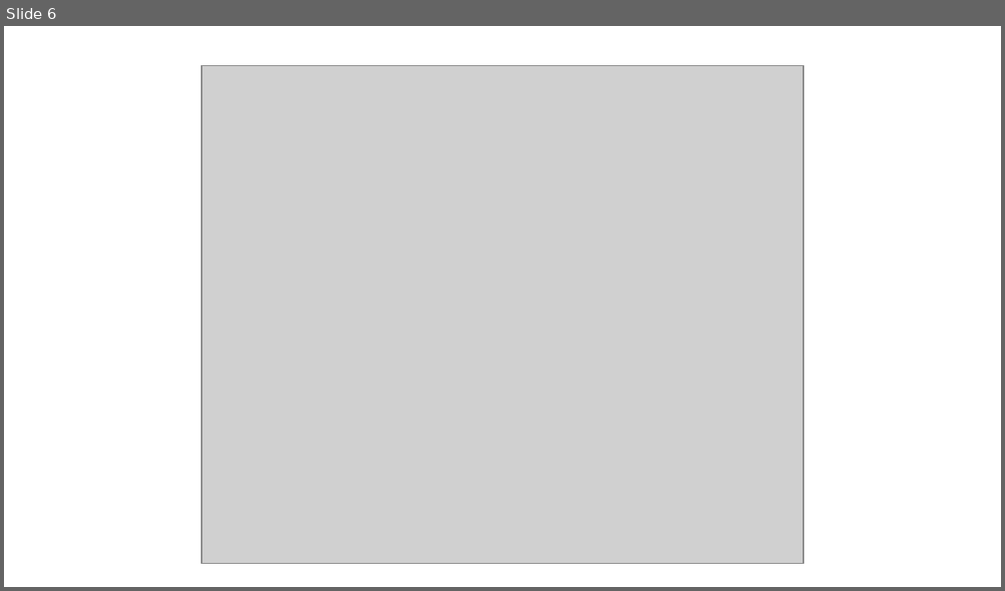
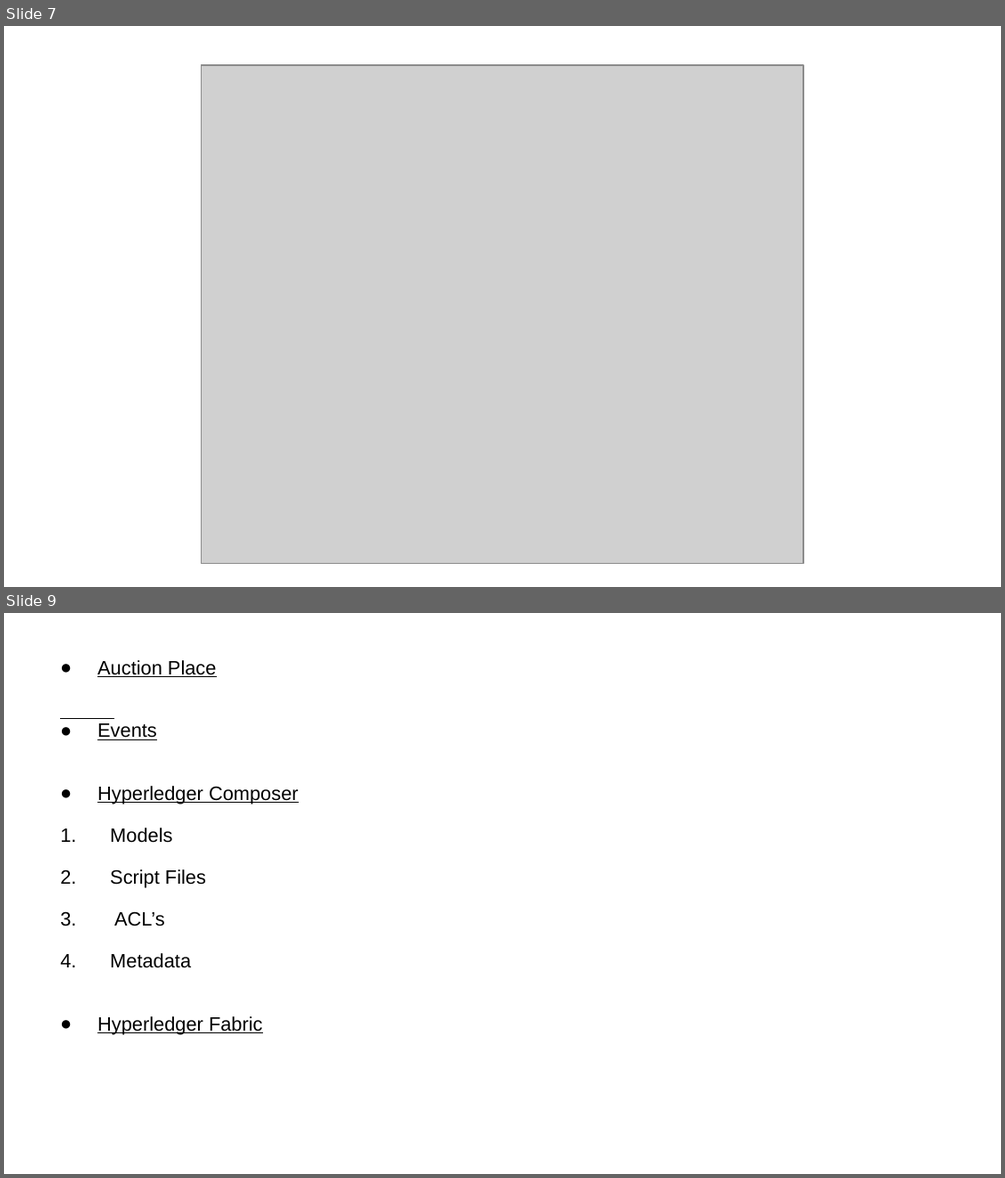
Before and after one commit to coeykee/Business-network-using-DLT, a slide deck: docs/bnpresentation.pptx. Shown one above the other, each under a label of ours: slide 6 before the commit, slides 7 and 9 after it; the slides between them are not shown. The pictures are 1005x591 and 1005x1178 pixels, drawn with LibreOffice and Linux fonts; fonts in the diff are those of the drawing; grey boxes stand for pictures. Boxes give left, top, right and bottom in pixels: in the first picture for what was removed or moved away, otherwise in the second. Text is boxed around its words. In the diff, an @@ line names an element or a change of style, - is before the commit and + after.

```diff
--- a/docs/bnpresentation.pptx
+++ b/docs/bnpresentation.pptx
@@ slide 9 added at (4, 613, 1001, 1174), background #FFFFFF @@
@@ text added at (97, 660, 299, 1034), 14 pt, text #000000, underline @@
+● Auction Place
+● Events
+● Hyperledger Composer
+1. Models
+2. Script Files
+3. ACL’s
+4. Metadata
+● Hyperledger Fabric
@@ what was slide 6 is now slide 7 @@
```
Also in this commit, not shown: 7 slides changed, 3 other slides added, 1 slide removed, 4 other files.
